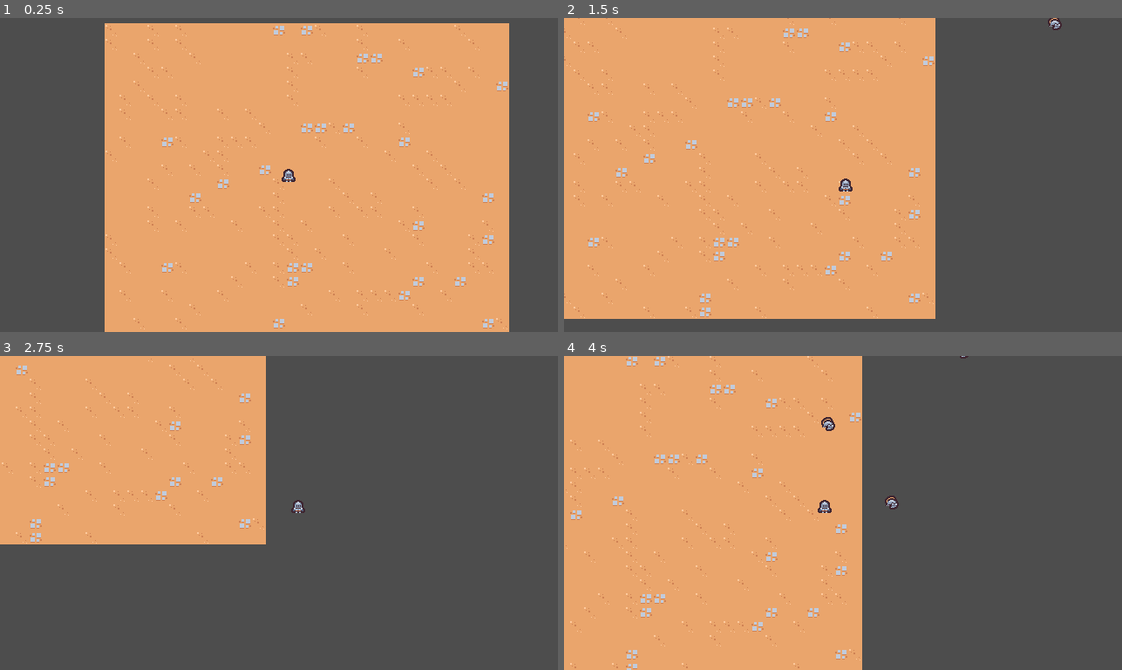
Above: before the commit, frames 1-4 (two rows, left to right).
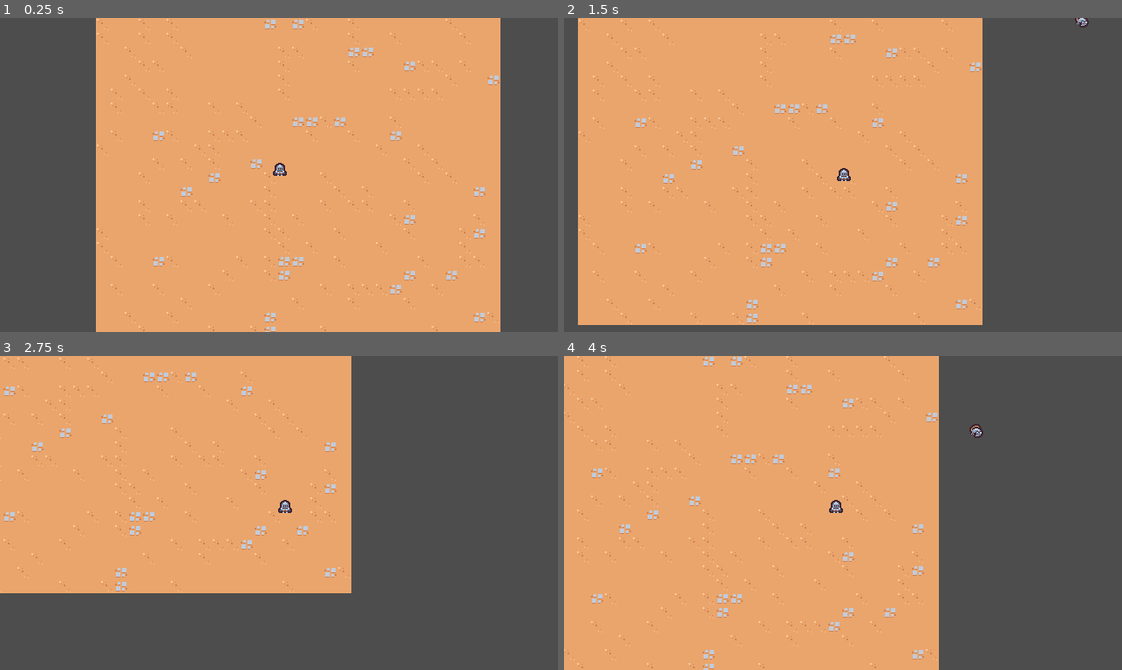
Above: after the commit, the same moments.

Repository: malefooo/godot-study
Game: Godot game, scene res://scenes/main/main.tscn
Two runs of this game, one before a commit and one after it. Both use one fixed random seed, a clock stepped at 60 frames per second and the inputs below.
Inputs:
- Up to frame 1 (0.25 s): no input
- Up to frame 2 (1.5 s): hold D (move_right) 0.53-1.28 s; hold S (move_down) from 1.28 s (still down)
- Up to frame 3 (2.75 s): release S (move_down) at 2.03 s; hold D (move_right) from 2.03 s (still down)
- Up to frame 4 (4 s): release D (move_right) at 2.78 s; hold W (move_up) 2.78-3.53 s; hold A (move _left) from 3.53 s (still down)

The runs differ from the first frame. In frame 1, 7.7% of the frame differs, in the area x 17-92%, y 0-100%; in frame 2, 15%; in frame 3, 21%, in the area x 0-63%, y 0-76%; in frame 4, 17%.

Commit message:
第14节课

Diff:
--- a/project.godot
+++ b/project.godot
@@ -57,6 +57,7 @@
 2d_physics/layer_1="Terrain"
 2d_physics/layer_2="Player"
 2d_physics/layer_3="Enemy"
+2d_physics/layer_4="EnemyCollision"
 
 [rendering]
 
--- a/scenes/basic_enemy/basic_enemy.gd
+++ b/scenes/basic_enemy/basic_enemy.gd
@@ -1,6 +1,6 @@
 extends CharacterBody2D
 
-const MAX_SPEED = 75
+const MAX_SPEED = 40
 
 # Called when the node enters the scene tree for the first time.
 func _ready():
--- a/scenes/basic_enemy/basic_enemy.tscn
+++ b/scenes/basic_enemy/basic_enemy.tscn
@@ -10,7 +10,9 @@
 radius = 5.0
 
 [node name="BasicEnemy" type="CharacterBody2D" groups=["enemy"]]
-collision_layer = 0
+collision_layer = 8
+collision_mask = 9
+motion_mode = 1
 script = ExtResource("1_q5v7k")
 
 [node name="Area2D" type="Area2D" parent="."]
--- a/scenes/game_camera/game_camera.gd
+++ b/scenes/game_camera/game_camera.gd
@@ -10,7 +10,7 @@
 # Called every frame. 'delta' is the elapsed time since the previous frame.
 func _process(delta):
 	acquire_target()
-	global_position = global_position.lerp(target_position, 1.0 - exp(-delta * 10))
+	global_position = global_position.lerp(target_position, 1.0 - exp(-delta * 20))
 
 
 func acquire_target():
--- a/scenes/player/player.gd
+++ b/scenes/player/player.gd
@@ -1,6 +1,7 @@
 extends CharacterBody2D
 
-const MAX_SPEED = 200
+const MAX_SPEED = 125
+const ACCELERAATION_SMOOTHING = 25
 
 # Called when the node enters the scene tree for the first time.
 func _ready():
@@ -11,7 +12,10 @@
 func _process(delta):
 	var vec = get_movement_verctor()
 	var direction = vec.normalized()
-	velocity = direction * MAX_SPEED
+
+	var target_velocity = direction * MAX_SPEED
+
+	velocity = velocity.lerp(target_velocity, 1- exp(-delta * ACCELERAATION_SMOOTHING))
 	move_and_slide()
 
 
--- a/scenes/player/player.tscn
+++ b/scenes/player/player.tscn
@@ -9,6 +9,7 @@
 [node name="Player" type="CharacterBody2D" groups=["player"]]
 position = Vector2(1, 25)
 collision_layer = 0
+motion_mode = 1
 
 [node name="AbilityManager" type="Node2D" parent="."]
 position = Vector2(-2, 0)
